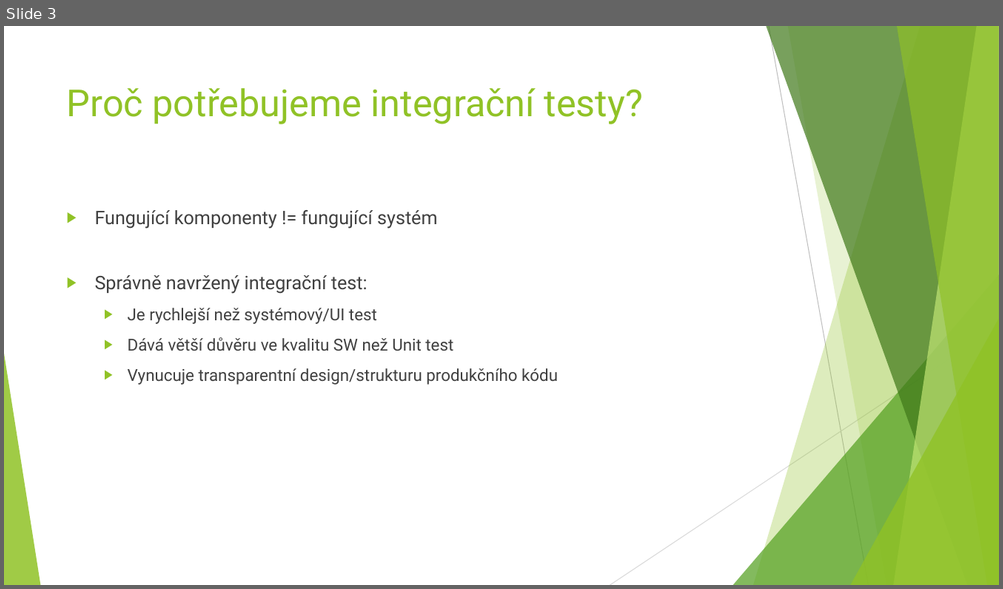
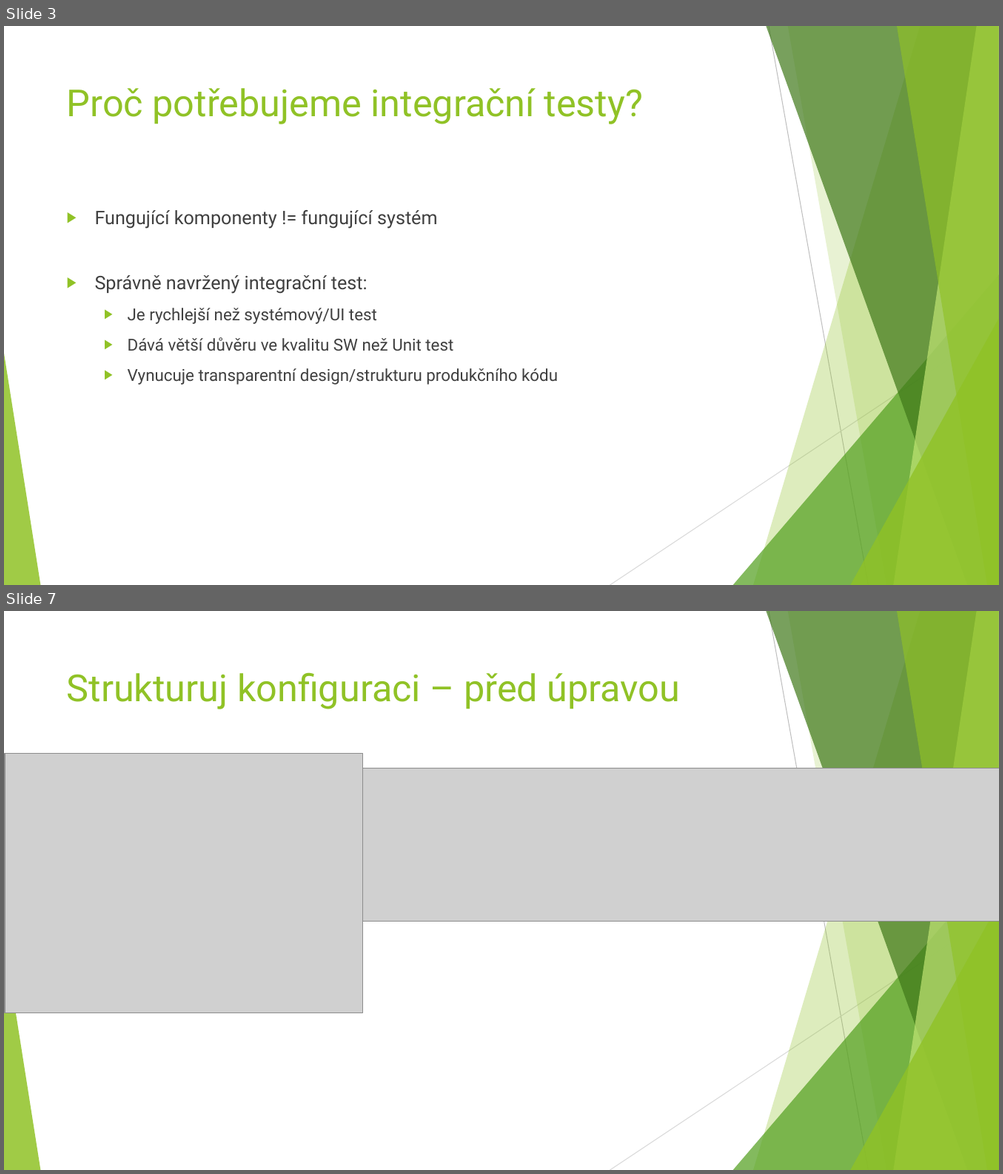
Before and after one commit to linhartJ/integration-testing, a slide deck: doc/Quadient-prezentace.pptx. Shown one above the other, each under a label of ours: slide 3 before the commit, slides 3 and 7 after it; the slides between them are not shown. The pictures are 1003x589 and 1003x1174 pixels, drawn with LibreOffice and Linux fonts; fonts in the diff are those of the drawing; grey boxes stand for pictures. Boxes give left, top, right and bottom in pixels: in the first picture for what was removed or moved away, otherwise in the second. Text is boxed around its words. In the diff, an @@ line names an element or a change of style, - is before the commit and + after.

```diff
--- a/doc/Quadient-prezentace.pptx
+++ b/doc/Quadient-prezentace.pptx
@@ slide 7 added at bbox=[4, 611, 999, 1170], background #FFFFFF; not listed: 10 template elements that a slide beside it also shows @@
@@ title added at bbox=[67, 672, 680, 709], 36 pt, text #90C226 @@
+Strukturuj konfiguraci – před úpravou
@@ picture added at bbox=[5, 754, 363, 1013] @@
@@ picture added at bbox=[363, 769, 999, 921] @@
```
Also in this commit, not shown: 2 slides changed, 3 other slides added.
